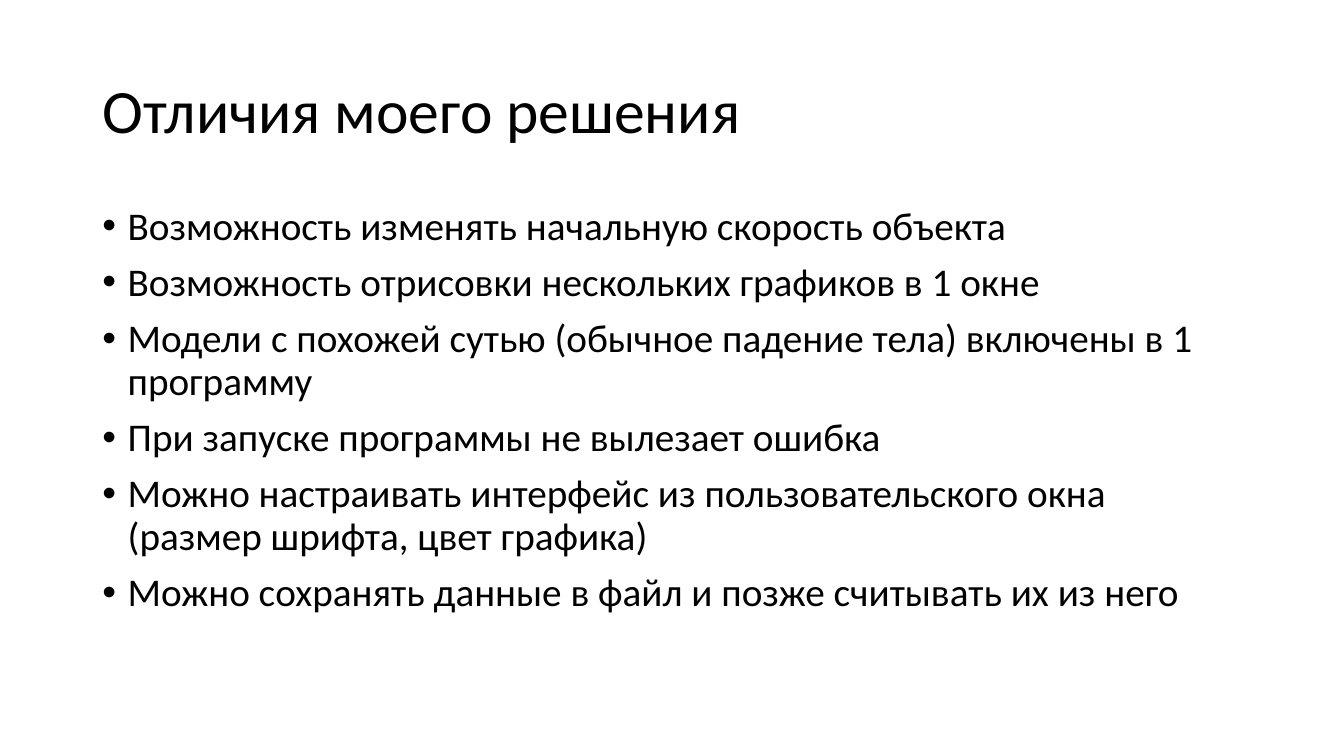
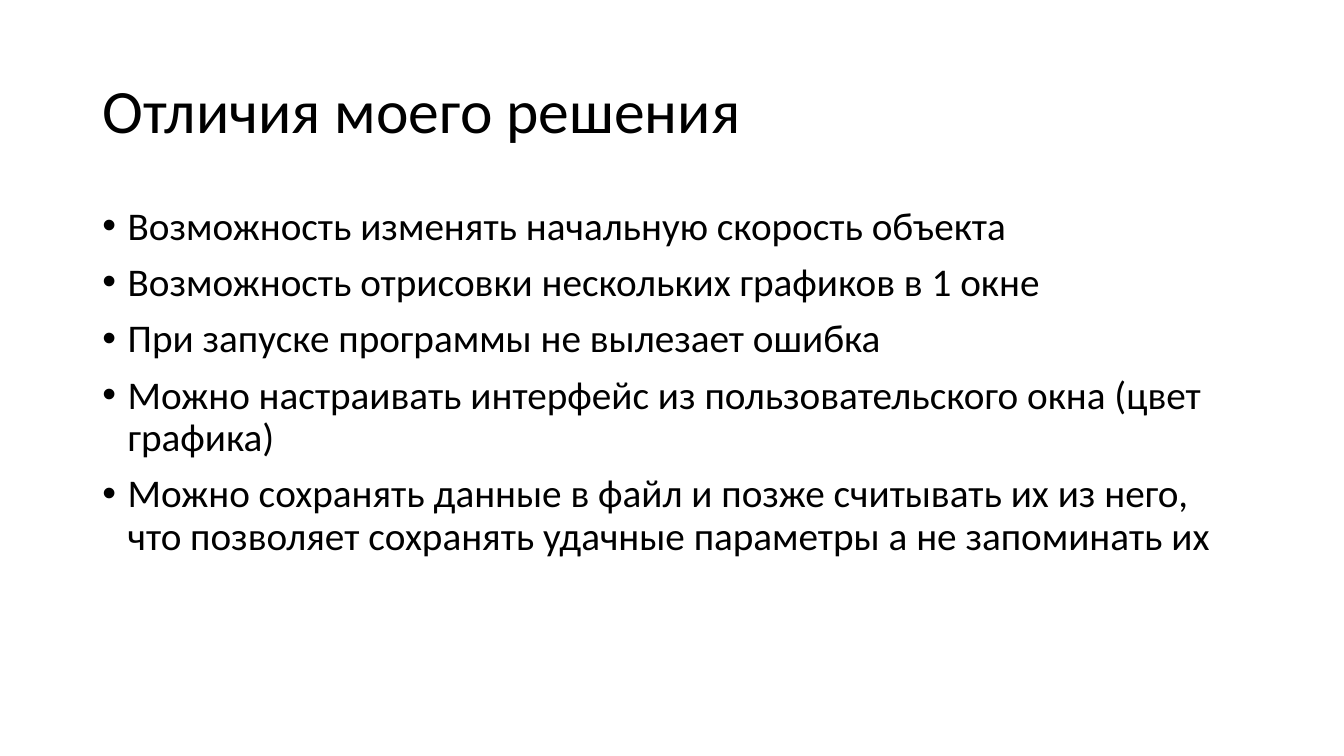
Before and after one commit to Zhur06/SchoolProject1-MathModeling-of-item-drop, a slide deck: slide 5 of Презентация.pptx. Drawn at 1344x756 pixels with LibreOffice and Linux fonts; fonts in the diff are those of the drawing. Boxes give left, top, right and bottom in pixels: in the first picture for what was removed or moved away, otherwise in the second. Text is boxed around its words. In the diff, an @@ line names an element or a change of style, - is before the commit and + after.

```diff
--- a/Презентация.pptx
+++ b/Презентация.pptx
@@ text at [128,323,1192,402]: paragraph removed @@
-• Модели с похожей сутью (обычное падение тела) включены в 1 программу
@@ text at [128,380,1209,557]: text changed @@
-• Можно настраивать интерфейс из пользовательского окна (размер шрифта, цвет графика)
-• Можно сохранять данные в файл и позже считывать их из него
+• Можно настраивать интерфейс из пользовательского окна (цвет графика)
+• Можно сохранять данные в файл и позже считывать их из него, что позволяет сохранять удачные параметры а не запоминать их
```
Also in this commit, not shown: 2 other slides changed, 1 slide removed.
